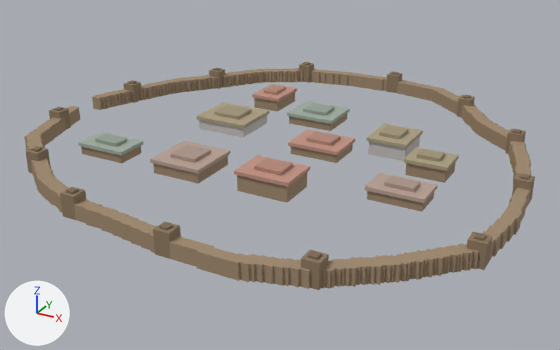
A saved change to the glTF model assets/edificios/ciudad_guarida_bandidos_2599_120_01.glb.
Rendered twice from a camera (50 mm lens) standing at (59.8, -99.4, 40.5) and looking at (11.6, -11.8, -3.3). Lighting does not change. The marker at lower left points along +X, +Y and +Z. The picture after the commit comes second. Vertices at exactly the same position are counted once.

The first picture shows 'ciudad_guarida_bandidos_2599_120'.
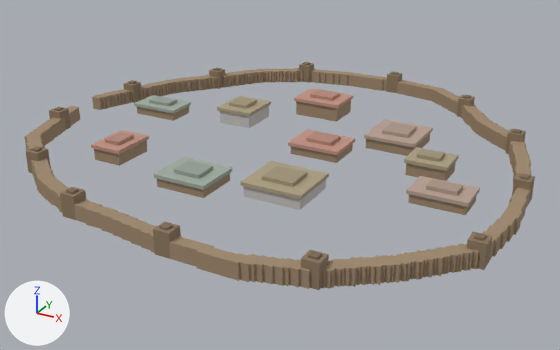
Patch to the scene script:
```diff
--- a/assets/edificios/ciudad_guarida_bandidos_2599_120_01.glb.py
+++ b/assets/edificios/ciudad_guarida_bandidos_2599_120_01.glb.py
@@ me_ciudad_guarida_bandidos_2599_120 @@
 me_ciudad_guarida_bandidos_2599_120.from_pydata(...)  # 3062 vertices, 4320 faces; spans x -24.0..46.0, y -43.2..23.8, z 0.0..3.2
 # used by ob_ciudad_guarida_bandidos_2599_120; location = (0.0, 0.0, 0.0)
+# me_ciudad_guarida_bandidos_2599_120 part 1: the loose piece of 32 vertices spanning x 27.8..35.2, y -20.0..-15.2, z 0.0..2.2 is moved by (4.8, 1.5, 0.0)
+# me_ciudad_guarida_bandidos_2599_120 part 2: the loose piece of 32 vertices spanning x 0.2..7.8, y -26.0..-18.5, z 0.0..2.5 is moved by (20.8, 21.5, 0.0)
+# me_ciudad_guarida_bandidos_2599_120 part 3: the loose piece of 32 vertices spanning x -12.5..-5.0, y -25.5..-20.8, z 0.0..2.2 is moved by (-4.0, 17.2, 0.0)
+# me_ciudad_guarida_bandidos_2599_120 part 4: the loose piece of 32 vertices spanning x -1.8..3.0, y 3.2..9.8, z 0.0..2.8 is moved by (-7.8, -29.5, 0.0)
+# me_ciudad_guarida_bandidos_2599_120 part 5: the loose piece of 32 vertices spanning x 22.2..28.0, y -6.5..0.0, z 0.0..3.0 is moved by (-25.0, 1.0, 0.0)
+# me_ciudad_guarida_bandidos_2599_120 part 6: the loose piece of 32 vertices spanning x 12.8..20.2, y -25.5..-19.8, z 0.0..3.2 is moved by (-7.0, 29.0, 0.0)
+# me_ciudad_guarida_bandidos_2599_120 part 7: the loose piece of 32 vertices spanning x -4.0..4.2, y -9.2..-1.8, z 0.0..2.5 is moved by (18.2, -17.2, 0.0)
+# me_ciudad_guarida_bandidos_2599_120 part 8: the loose piece of 32 vertices spanning x 6.8..14.2, y -0.8..5.8, z 0.0..2.2 is moved by (-3.5, -28.5, 0.0)
 me_ciudad_guarida_bandidos_2599_120.materials.append(mat_vertexcolor)
```

What differs and where, as boxes [x1, y1, x2, y2] in the pictures (560 x 350 px; the box of a moved part takes in the faces that stretch with it):
part 1 of me_ciudad_guarida_bandidos_2599_120, moved or reshaped
    before: [365, 173, 437, 212]
    after: [406, 176, 480, 215]
part 2 of me_ciudad_guarida_bandidos_2599_120, moved or reshaped
    before: [150, 141, 230, 184]
    after: [364, 119, 433, 156]
part 3 of me_ciudad_guarida_bandidos_2599_120, moved or reshaped
    before: [78, 132, 143, 163]
    after: [134, 95, 191, 121]
part 4 of me_ciudad_guarida_bandidos_2599_120, moved or reshaped
    before: [252, 84, 297, 112]
    after: [91, 130, 149, 166]
part 5 of me_ciudad_guarida_bandidos_2599_120, moved or reshaped
    before: [367, 123, 423, 161]
    after: [217, 96, 271, 128]
part 6 of me_ciudad_guarida_bandidos_2599_120, moved or reshaped
    before: [234, 155, 310, 203]
    after: [294, 88, 353, 122]
part 7 of me_ciudad_guarida_bandidos_2599_120, moved or reshaped
    before: [196, 102, 269, 137]
    after: [240, 161, 329, 210]
part 8 of me_ciudad_guarida_bandidos_2599_120, moved or reshaped
    before: [287, 101, 350, 131]
    after: [154, 157, 232, 198]
